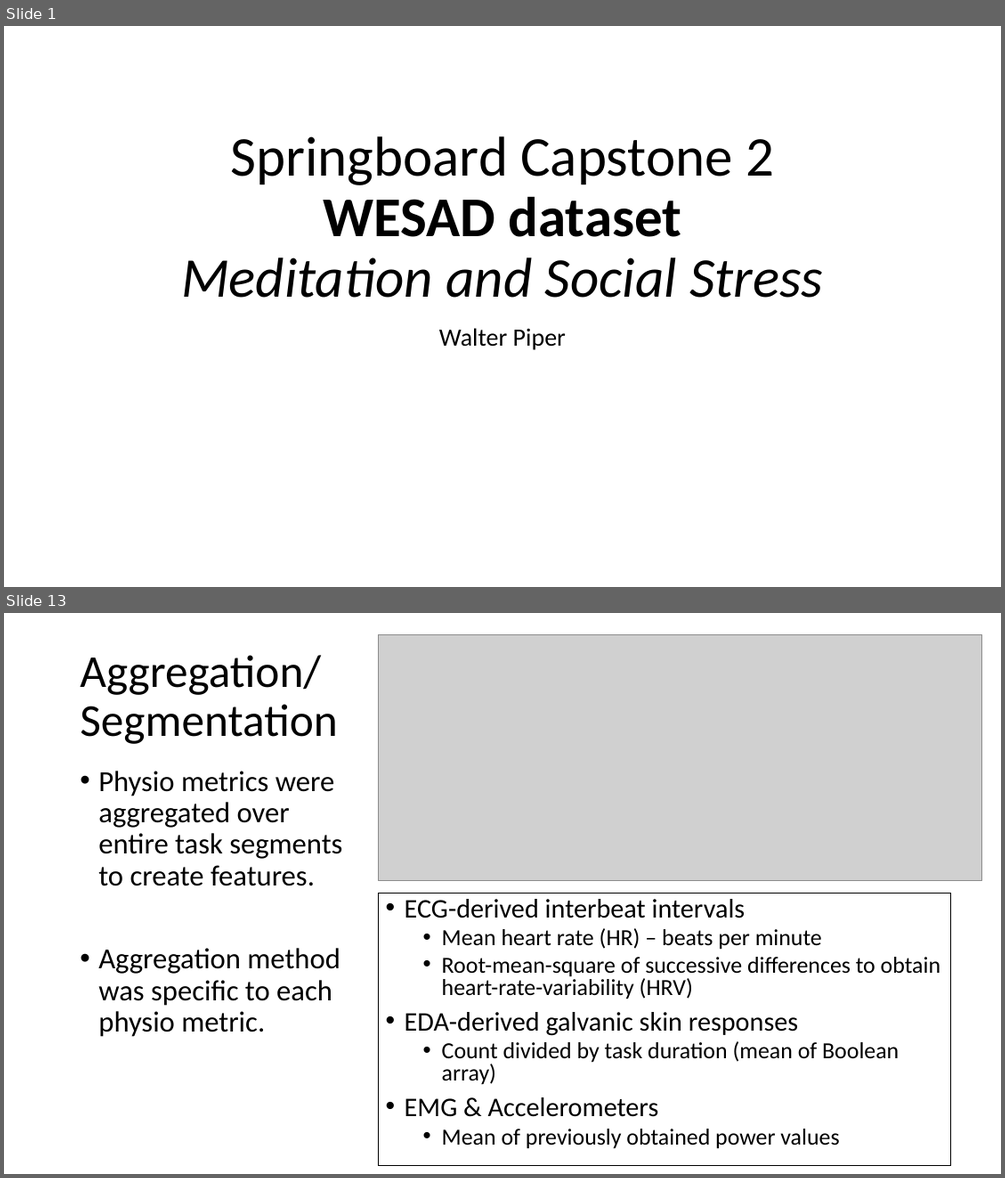
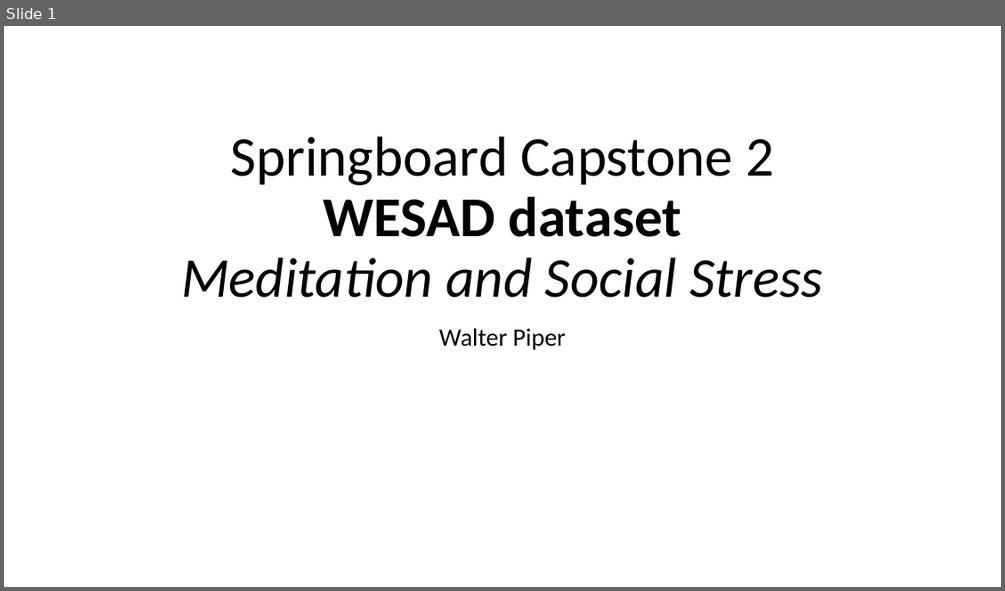
Before and after one commit to WalterPiTheScienceGuy/Springboard_Capstone2, a slide deck: Capstone2/reports/Springboard Capstone 2 ppt.pptx. Shown one above the other, each under a label of ours: slides 1 and 13 before the commit, slide 1 after it; the slides between them are not shown. The pictures are 1005x1178 and 1005x591 pixels, drawn with LibreOffice and Linux fonts; fonts in the diff are those of the drawing; grey boxes stand for pictures. Boxes give left, top, right and bottom in pixels: in the first picture for what was removed or moved away, otherwise in the second. Text is boxed around its words. In the diff, an @@ line names an element or a change of style, - is before the commit and + after.

```diff
--- a/Capstone2/reports/Springboard Capstone 2 ppt.pptx
+++ b/Capstone2/reports/Springboard Capstone 2 ppt.pptx
@@ slide 13 removed at (4,613,1001,1174), background #FFFFFF @@
@@ picture removed at (378,634,982,881) @@
@@ title removed at (80,655,338,744) @@
-Aggregation/ Segmentation
@@ text removed at (98,771,342,1037) @@
-• Physio metrics were aggregated over entire task segments to create features.
-• Aggregation method was specific to each physio metric.
@@ rectangle removed at (378,893,951,1166) @@
-• ECG-derived interbeat intervals
-  • Mean heart rate (HR) – beats per minute
-  • Root-mean-square of successive differences to obtain heart-rate-variability (HRV)
-• EDA-derived galvanic skin responses
-  • Count divided by task duration (mean of Boolean array)
-• EMG & Accelerometers
-  • Mean of previously obtained power values
```
Also in this commit, not shown: 20 slides changed, 1 slide added, 1 other slide removed.
